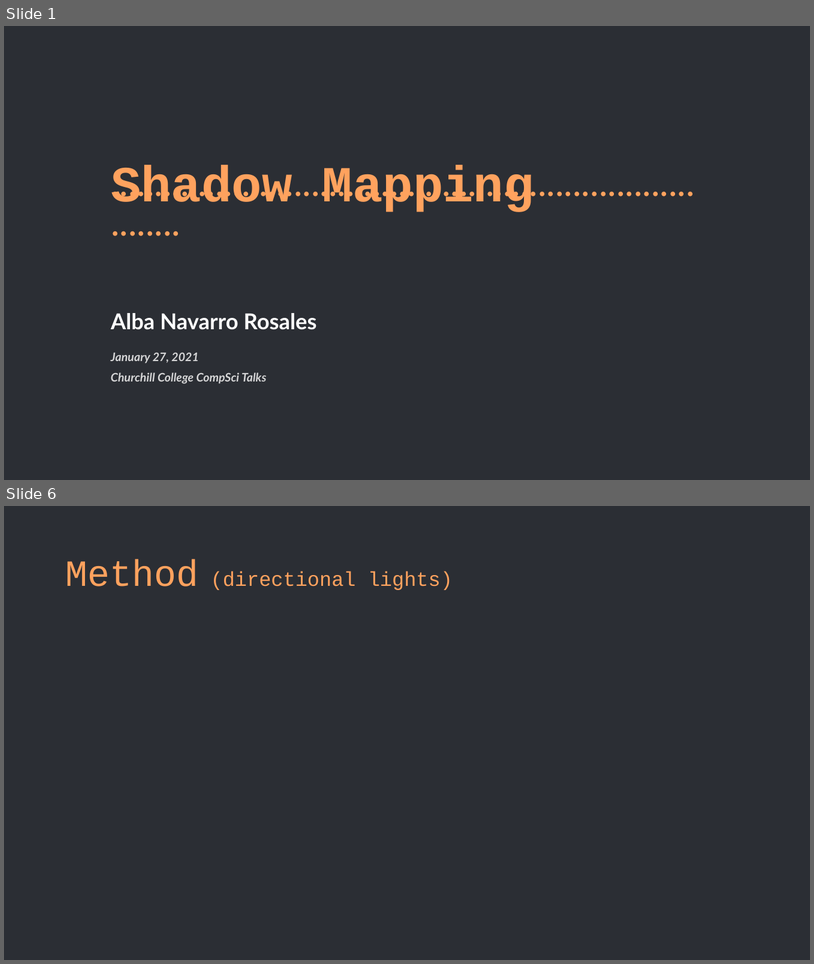
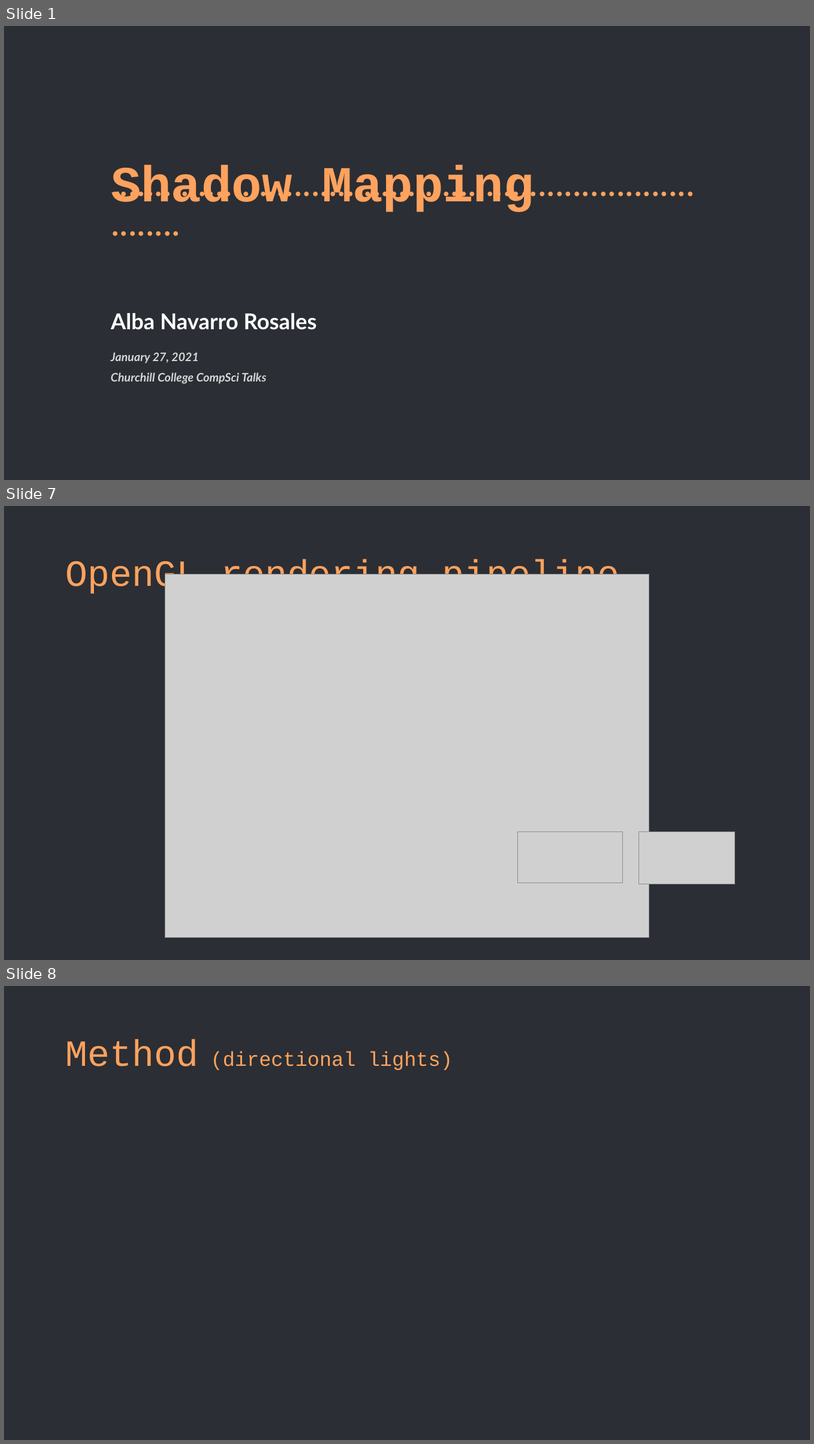
Before and after one commit to Alba-NR/ShadowMapping_TechTalk, a slide deck: slides/slides.pptx. Shown one above the other, each under a label of ours: slides 1 and 6 before the commit, slides 1, 7 and 8 after it; the slides between them are not shown. The pictures are 814x964 and 814x1444 pixels, drawn with LibreOffice and Linux fonts; fonts in the diff are those of the drawing; grey boxes stand for pictures. Boxes give left, top, right and bottom in pixels: in the first picture for what was removed or moved away, otherwise in the second. Text is boxed around its words. In the diff, an @@ line names an element or a change of style, - is before the commit and + after.

```diff
--- a/slides/slides.pptx
+++ b/slides/slides.pptx
@@ slide 7 added at (x1=4, y1=506, x2=810, y2=960), background #2B2E34 @@
@@ title added at (x1=65, y1=559, x2=620, y2=596), 44 pt, text #FFA25E @@
+OpenGL rendering pipeline
@@ picture added at (x1=165, y1=574, x2=650, y2=937) @@
@@ picture added at (x1=518, y1=831, x2=623, y2=882) @@
@@ picture added at (x1=639, y1=831, x2=735, y2=884) @@
@@ what was slide 6 is now slide 8 @@
```
Also in this commit, not shown: 3 slides changed, 4 other slides added, 2 slides removed, 7 other files.
